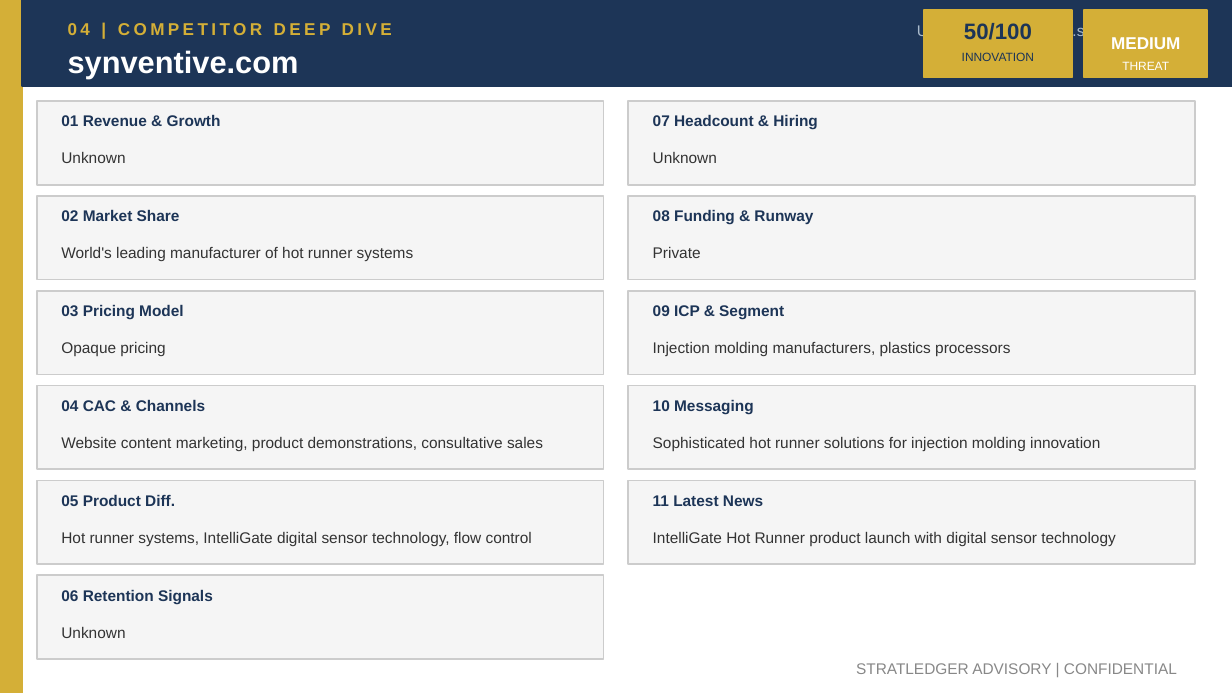
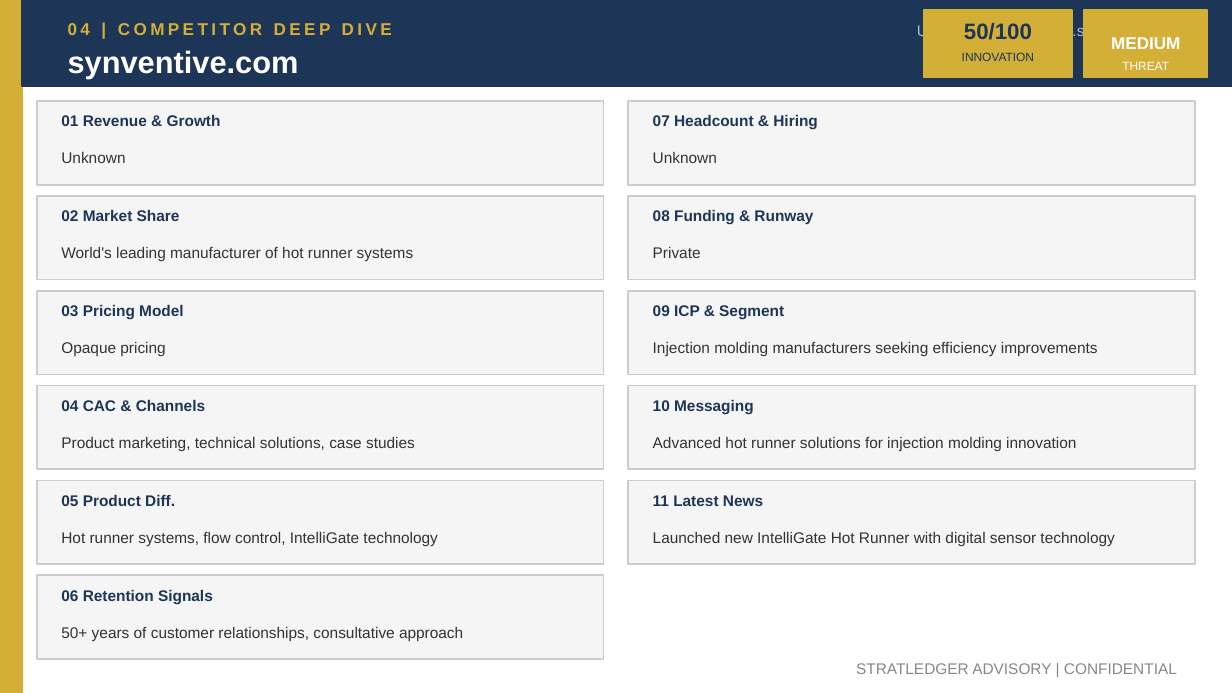
Before and after one commit to apexmakeshop-dot/droplet-commands, a slide deck: slide 8 of mesh_bioplastics_CI_Report.pptx. Drawn at 1232x693 pixels with LibreOffice and Linux fonts; fonts in the diff are those of the drawing. Boxes give left, top, right and bottom in pixels: in the first picture for what was removed or moved away, otherwise in the second. Text is boxed around its words. In the diff, an @@ line names an element or a change of style, - is before the commit and + after.

```diff
--- a/mesh_bioplastics_CI_Report.pptx
+++ b/mesh_bioplastics_CI_Report.pptx
@@ text at bbox=[653, 342, 1098, 356]: text changed @@
-Injection molding manufacturers, plastics processors
+Injection molding manufacturers seeking efficiency improvements
@@ text at bbox=[61, 437, 415, 451]: text changed @@
-Website content marketing, product demonstrations, consultative sales
+Product marketing, technical solutions, case studies
@@ text at bbox=[653, 437, 1076, 451]: text changed @@
-Sophisticated hot runner solutions for injection molding innovation
+Advanced hot runner solutions for injection molding innovation
@@ text at bbox=[61, 532, 437, 546]: text changed @@
-Hot runner systems, IntelliGate digital sensor technology, flow control
+Hot runner systems, flow control, IntelliGate technology
@@ text at bbox=[653, 532, 1114, 546]: text changed @@
-IntelliGate Hot Runner product launch with digital sensor technology
+Launched new IntelliGate Hot Runner with digital sensor technology
@@ text at bbox=[61, 627, 463, 641]: text changed @@
-Unknown
+50+ years of customer relationships, consultative approach
```
Also in this commit, not shown: 4 other slides changed.
